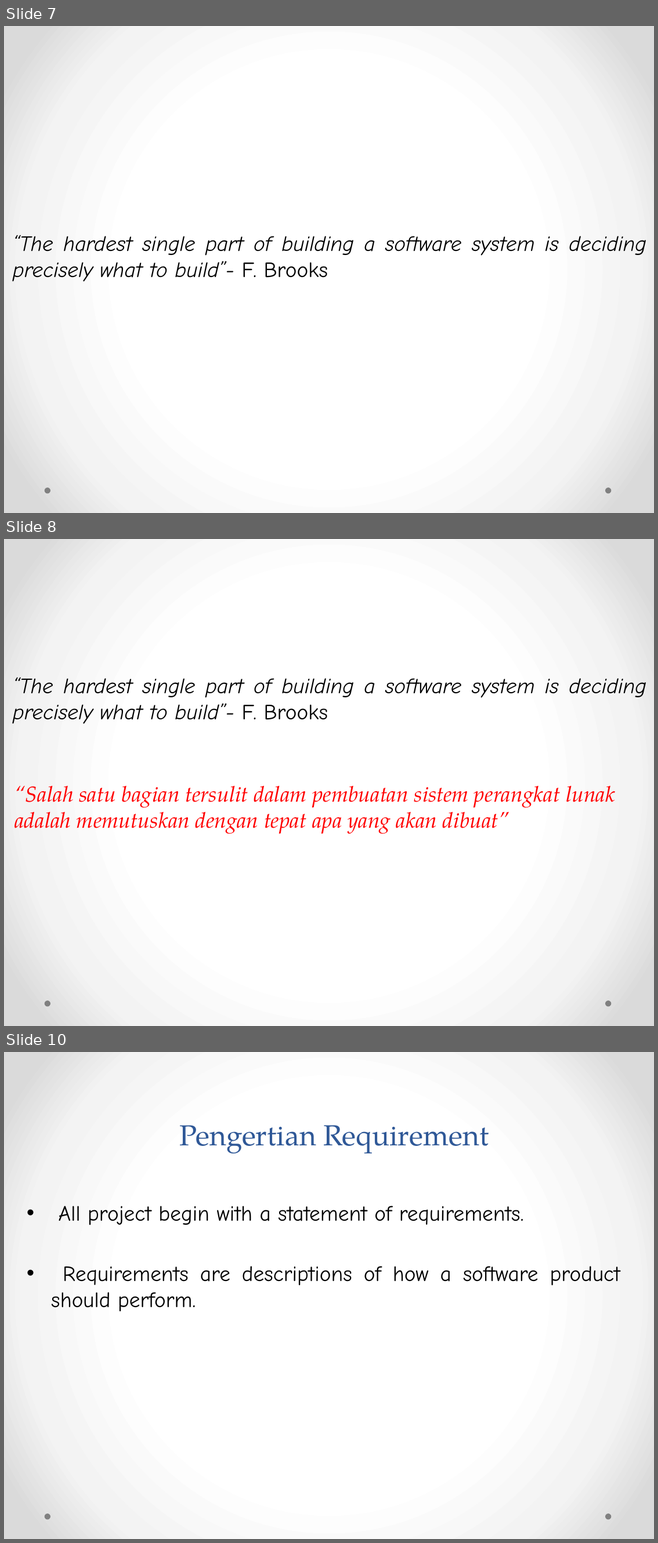
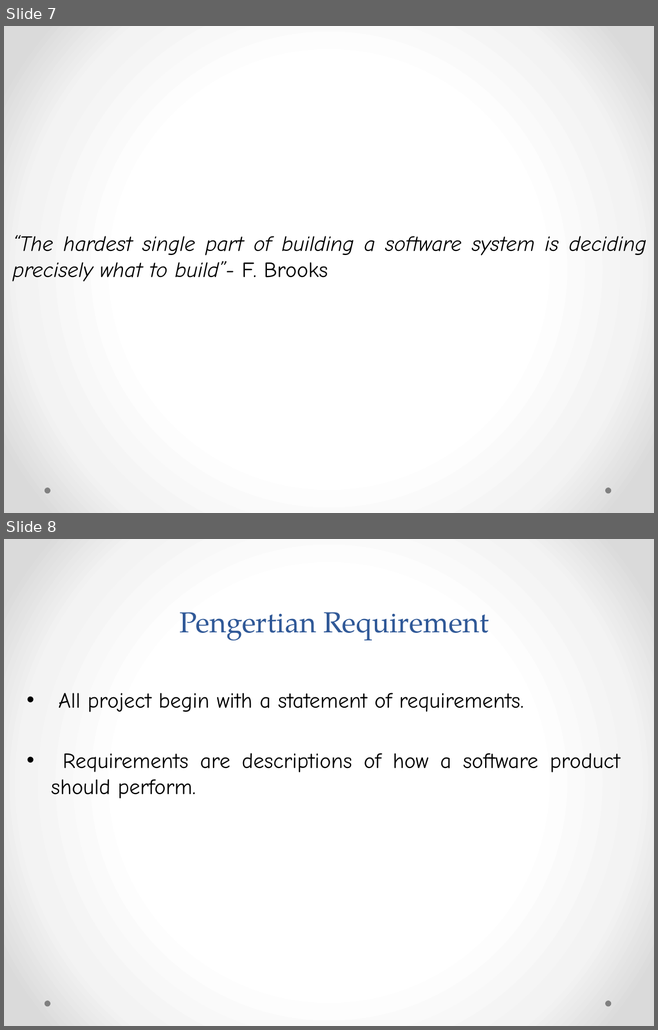
Before and after one commit to weztcy/Semester-6, a slide deck: Rekayasa Kebutuhan Perangkat Lunak - A11.4601/1. Pendahuluan - Software Requirement Engineering - Teknik Informatika S1.pptx. Shown one above the other, each under a label of ours: slides 7, 8 and 10 before the commit, slides 7 and 8 after it; the slides between them are not shown. The pictures are 658x1543 and 658x1030 pixels, drawn with LibreOffice and Linux fonts; fonts in the diff are those of the drawing. Boxes give left, top, right and bottom in pixels: in the first picture for what was removed or moved away, otherwise in the second. Text is boxed around its words. In the diff, an @@ line names an element or a change of style, - is before the commit and + after.

```diff
--- a/Rekayasa Kebutuhan Perangkat Lunak - A11.4601/1. Pendahuluan - Software Requirement Engineering - Teknik Informatika S1.pptx
+++ b/Rekayasa Kebutuhan Perangkat Lunak - A11.4601/1. Pendahuluan - Software Requirement Engineering - Teknik Informatika S1.pptx
@@ slide 8 removed at [4,539,654,1026], background gradient #FFFFFF to #F4F4F4 to #DADADA; not listed: 2 template elements that a slide beside it also shows @@
@@ text removed at [13,677,646,724] @@
-“The hardest single part of building a software system is deciding precisely what to build”- F. Brooks
@@ text removed at [14,785,615,834] @@
-“Salah satu bagian tersulit dalam pembuatan sistem perangkat lunak adalah memutuskan dengan tepat apa yang akan dibuat”
@@ what was slide 10 is now slide 8 @@
```
Also in this commit, not shown: 5 slides changed, 2 other slides removed, 17 other files.
